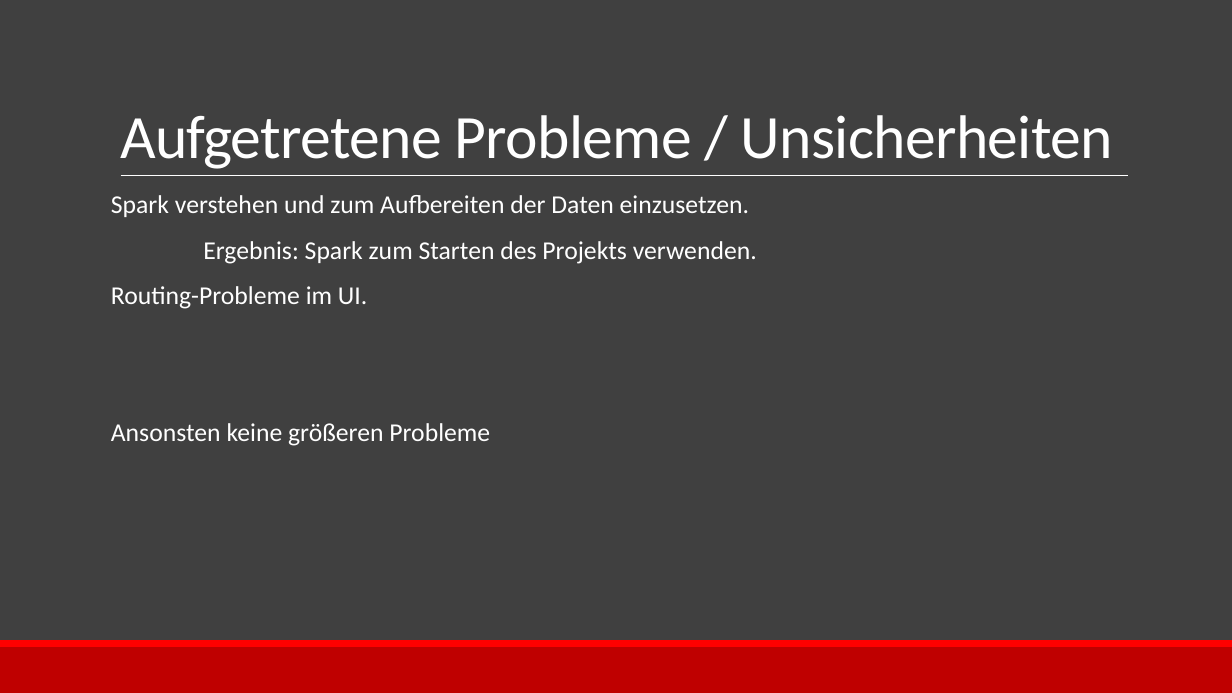
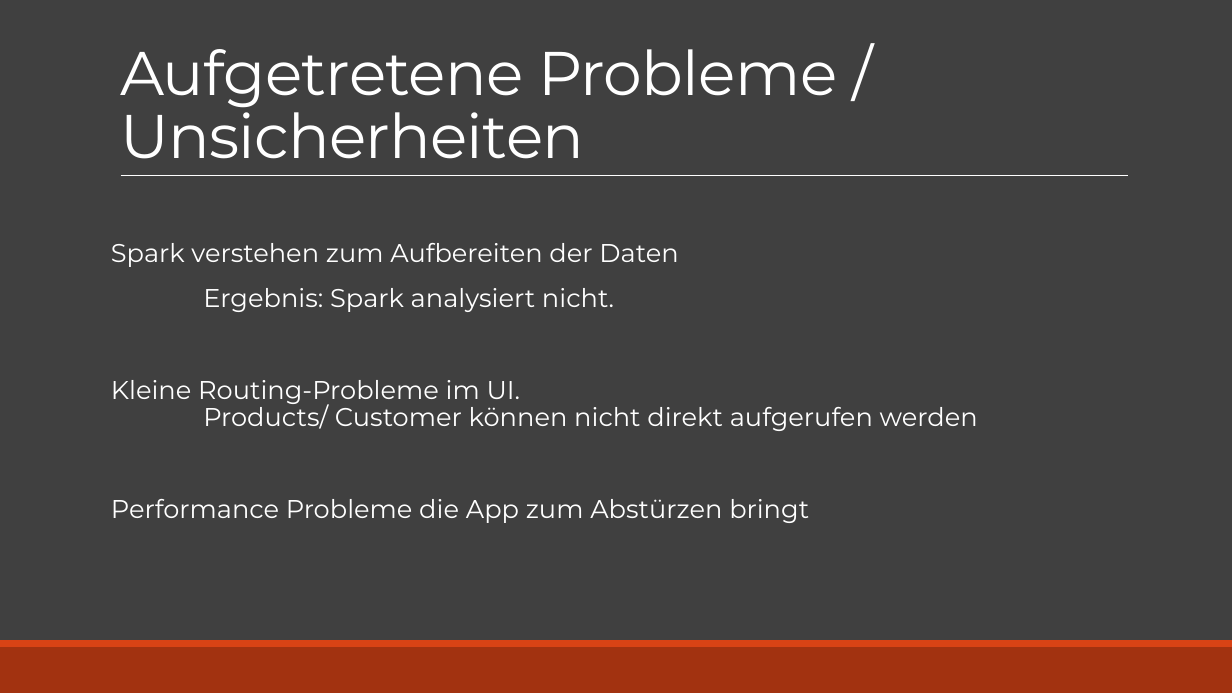
Before and after one commit to buegeleisen/dhbw_14sea_projekt, a slide deck: slide 6 of Portfolio/Session3.pptx. Drawn at 1232x693 pixels with LibreOffice and Linux fonts; fonts in the diff are those of the drawing. Boxes give left, top, right and bottom in pixels: in the first picture for what was removed or moved away, otherwise in the second. Text is boxed around its words. In the diff, an @@ line names an element or a change of style, - is before the commit and + after.

```diff
--- a/Portfolio/Session3.pptx
+++ b/Portfolio/Session3.pptx
@@ title "Aufgetretene Probleme / Unsicherheiten" at bbox=[120, 49, 838, 159]: font Calibri to Montserrat @@
@@ text at bbox=[111, 243, 978, 523]: text changed; font Calibri to Montserrat @@
-Spark verstehen und zum Aufbereiten der Daten einzusetzen.
-Ergebnis: Spark zum Starten des Projekts verwenden.
-Routing-Probleme im UI.
-Ansonsten keine größeren Probleme
+Spark verstehen zum Aufbereiten der Daten
+Ergebnis: Spark analysiert nicht.
+Kleine Routing-Probleme im UI.
+Products/ Customer können nicht direkt aufgerufen werden
+Performance Probleme die App zum Abstürzen bringt
@@ rectangle at bbox=[0, 647, 1232, 693]: fill #BF0000 to #A23210 @@
@@ rectangle at bbox=[0, 640, 1232, 647]: fill #FF0000 to #D84315 @@
```
Also in this commit, not shown: 6 other slides changed.
